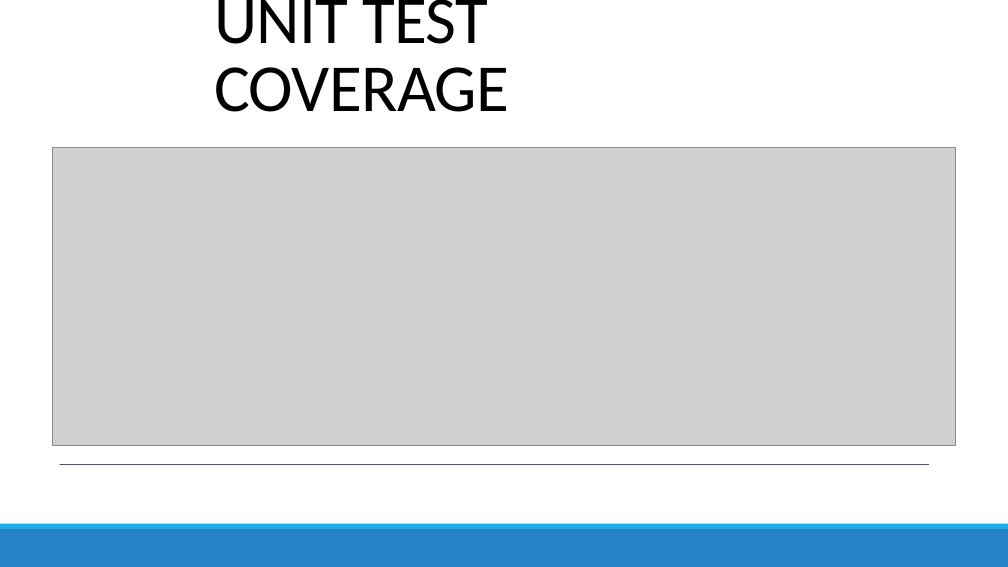
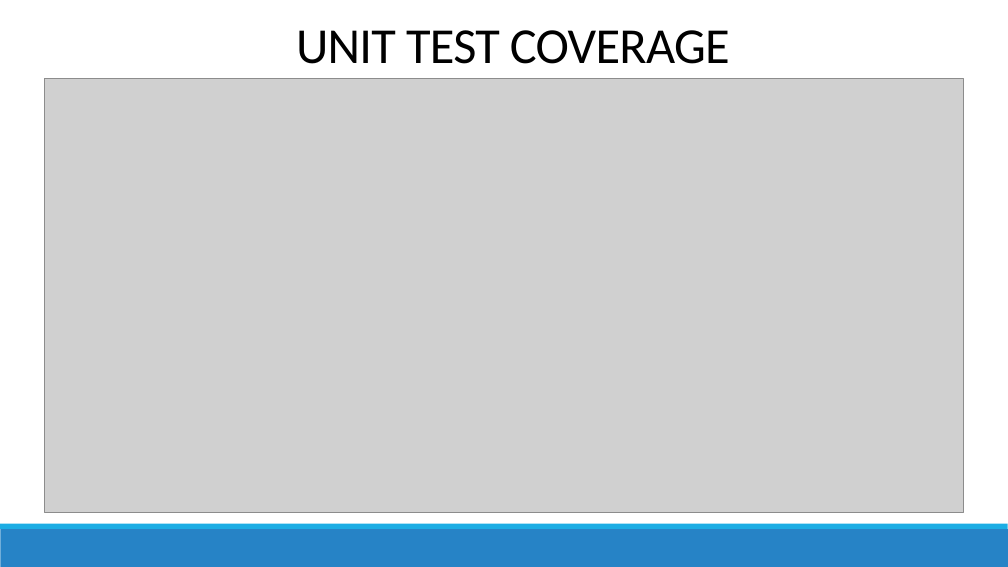
Before and after one commit to antonyaneeta/neocortexapi, a slide deck: slide 15 of Documentation/Presentation-HTMClassifier Serialization.pptx (slide 9 before the commit). Drawn at 1008x567 pixels with LibreOffice and Linux fonts; fonts in the diff are those of the drawing; grey boxes stand for pictures. Boxes give left, top, right and bottom in pixels: in the first picture for what was removed or moved away, otherwise in the second. Text is boxed around its words. In the diff, an @@ line names an element or a change of style, - is before the commit and + after.

```diff
--- a/Documentation/Presentation-HTMClassifier Serialization.pptx
+++ b/Documentation/Presentation-HTMClassifier Serialization.pptx
@@ rectangle removed at [0, 0, 1008, 524] @@
@@ text "UNIT TEST COVERAGE": place and size @@
-text "UNIT TEST COVERAGE" at [214, 0, 509, 112]
+text "UNIT TEST COVERAGE" at [296, 30, 730, 64]
@@ text "UNIT TEST COVERAGE" at [296, 30, 730, 64]: size 48 to 36 pt @@
@@ picture: place and size @@
-picture at [52, 148, 955, 447]
+picture at [45, 79, 964, 513]
@@ line removed from (59, 465) to (929, 465) @@
@@ rectangle removed at [0, 529, 1008, 567] @@
@@ rectangle added at [0, 529, 1008, 567], fill #2683C6 @@
```
Also in this commit, not shown: 5 other slides changed, 4 slides added, 2 slides removed.
